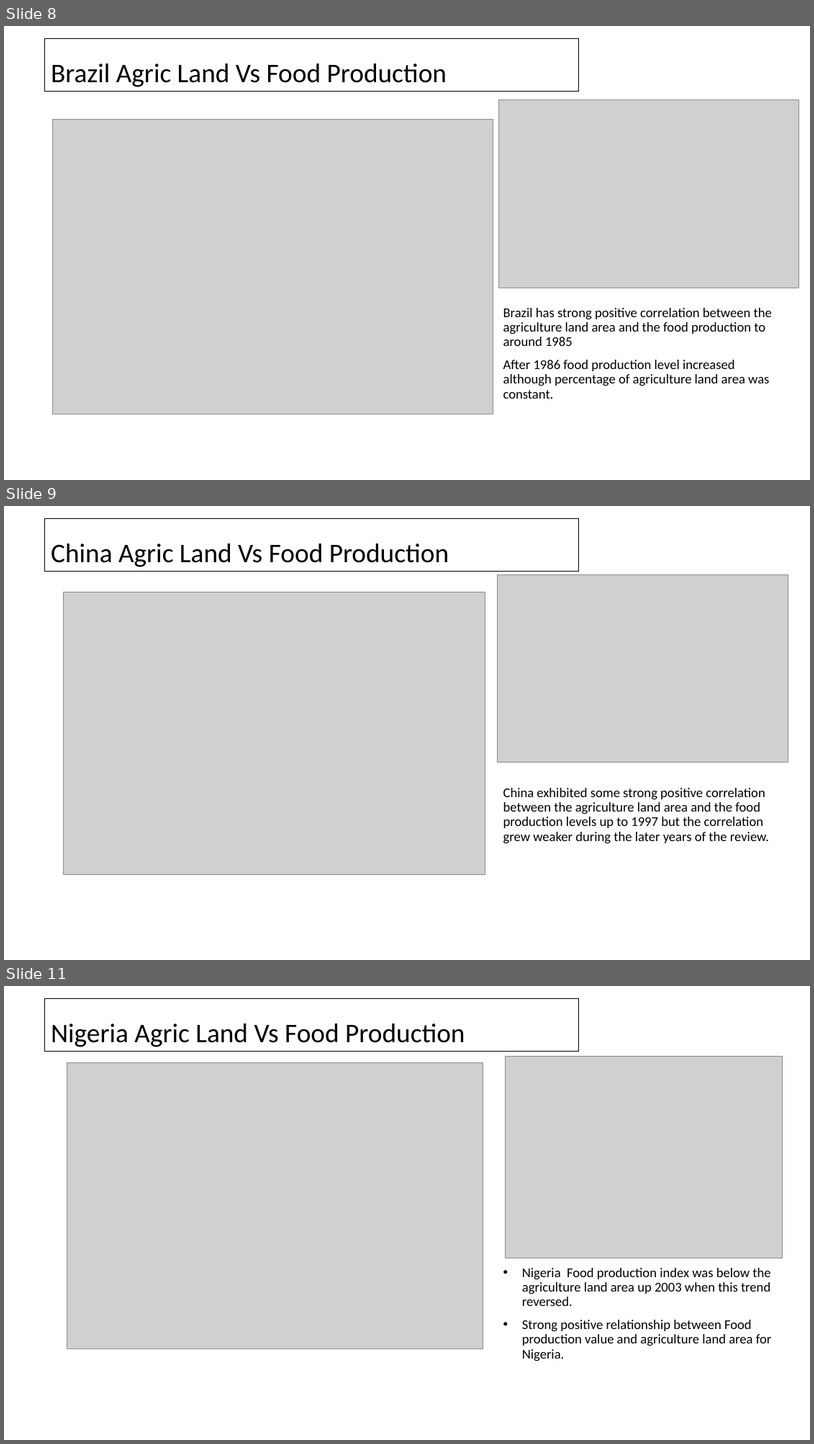
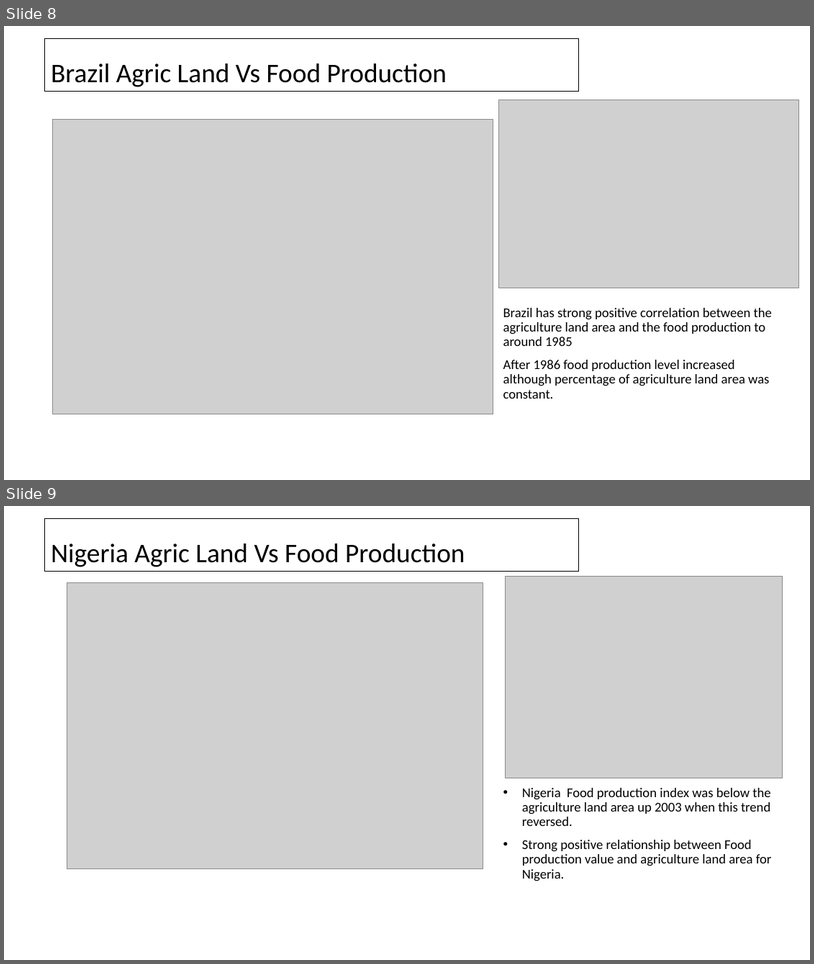
Before and after one commit to sjalasutram/FinTechProject1, a slide deck: reports/Final Presentation - Group1.pptx. Shown one above the other, each under a label of ours: slides 8, 9 and 11 before the commit, slides 8 and 9 after it; the slides between them are not shown. The pictures are 814x1444 and 814x964 pixels, drawn with LibreOffice and Linux fonts; fonts in the diff are those of the drawing; grey boxes stand for pictures. Boxes give left, top, right and bottom in pixels: in the first picture for what was removed or moved away, otherwise in the second. Text is boxed around its words. In the diff, an @@ line names an element or a change of style, - is before the commit and + after.

```diff
--- a/reports/Final Presentation - Group1.pptx
+++ b/reports/Final Presentation - Group1.pptx
@@ slide 9 removed at box(4, 506, 810, 960), background #FFFFFF @@
@@ title removed at box(45, 518, 579, 572) @@
-China Agric Land Vs Food Production
@@ picture removed at box(63, 592, 486, 875) @@
@@ picture removed at box(498, 575, 790, 762) @@
@@ text removed at box(504, 788, 769, 844) @@
-China exhibited some strong positive correlation between the agriculture land area and the food production levels up to 1997 but the correlation grew weaker during the later years of the review.
@@ what was slide 11 is now slide 9 @@
```
Also in this commit, not shown: 1 slide added, 3 other slides removed, 1 other file.
